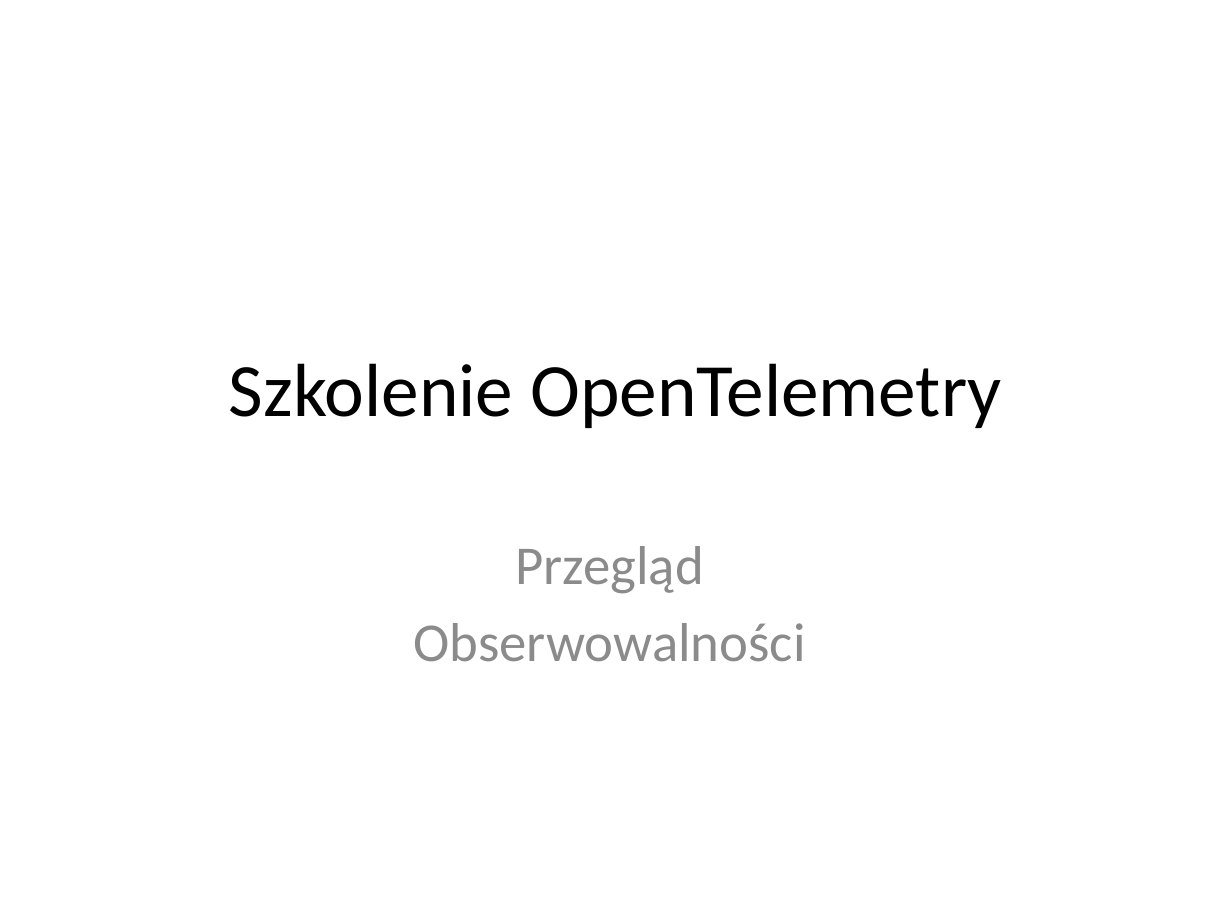
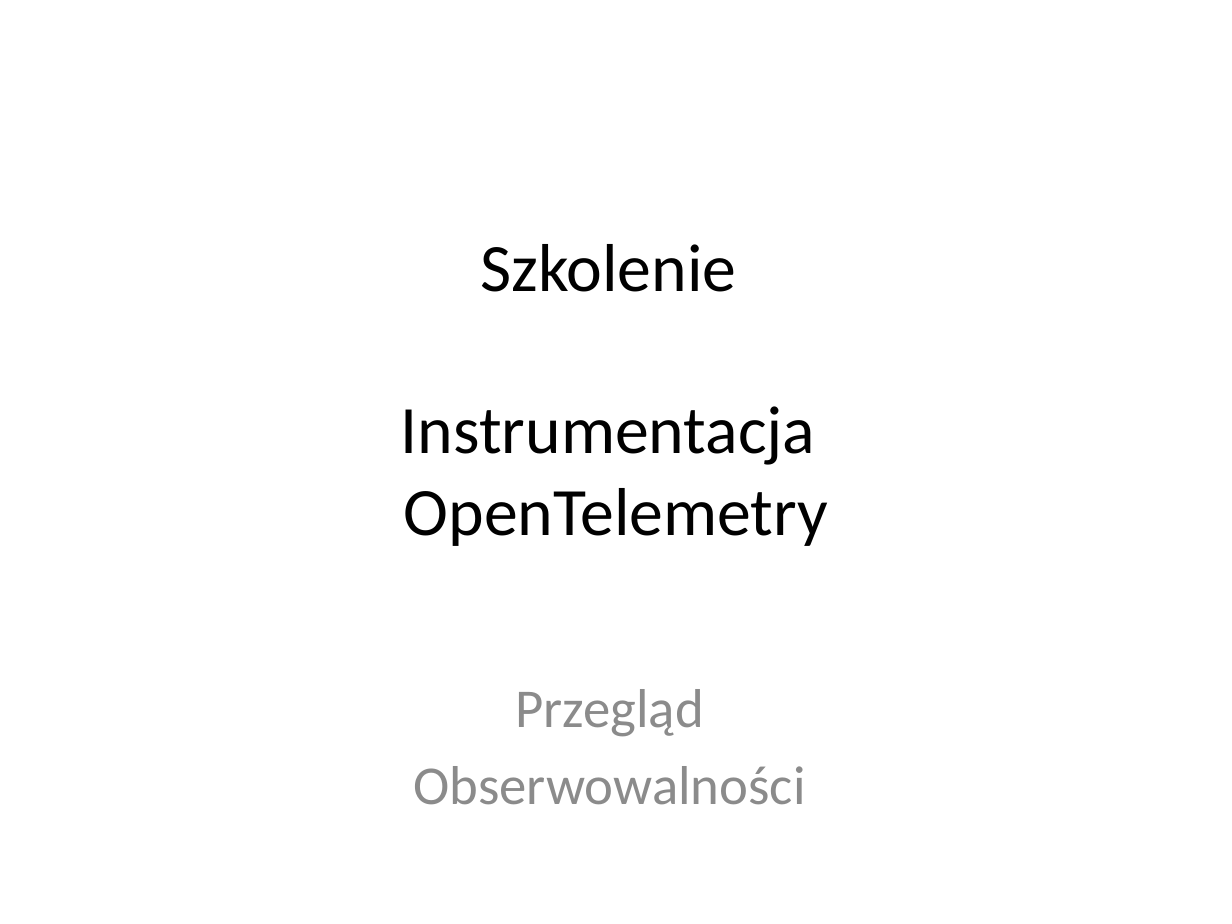
Before and after one commit to Kapsztajn/otel_training_python, a slide deck: slide 1 of otel teoria/Day 1 session 1.1 Przeglad Obserwowalnosci.pptx. Drawn at 1232x924 pixels with LibreOffice and Linux fonts; fonts in the diff are those of the drawing. Boxes give left, top, right and bottom in pixels: in the first picture for what was removed or moved away, otherwise in the second. Text is boxed around its words. In the diff, an @@ line names an element or a change of style, - is before the commit and + after.

```diff
--- a/otel teoria/Day 1 session 1.1 Przeglad Obserwowalnosci.pptx
+++ b/otel teoria/Day 1 session 1.1 Przeglad Obserwowalnosci.pptx
@@ title at (401,244,828,546): text changed; size 44 to 39.6 pt @@
-Szkolenie OpenTelemetry
+Szkolenie
+Instrumentacja
+OpenTelemetry
@@ subtitle "Przegląd": place and size @@
-subtitle "Przegląd" at (413,546,805,662)
+subtitle "Przegląd" at (413,689,805,805)
```
Also in this commit, not shown: 1 slide added, 23 other files.
